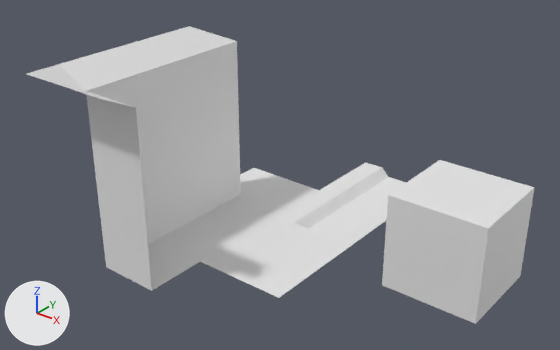
The FBX model Assets/Tiles/3D/SM_FinalTiles.fbx, before and after one commit.
One viewpoint serves both versions: a 50 mm camera at (9.45, -11.28, 8.63) aimed at (0.9, -0.59, 2.0). Every picture has the same lights, and +X, +Y and +Z are marked at lower left. Where no turn or scale is listed for an object, it has been applied to the vertices. Vertices at the same position are counted once.

Before the edit, the objects in view are built like this:
```python
ob_grass = bpy.data.objects.new('Grass', me_mesh)
ob_grass.location = (1.0, -1.0, 0.0)
ob_grass_water = bpy.data.objects.new('Grass_Water', me_mesh_001)
ob_grass_water.location = (1.0, 3.0, 0.0)
ob_grass_waterend = bpy.data.objects.new('Grass_WaterEnd', me_mesh_002)
ob_grass_waterend.location = (1.0, 1.0, 0.0)
ob_solid = bpy.data.objects.new('Solid', me_mesh_012)
ob_solid.location = (4.0, 1.0, 0.0)
ob_wall_innercorner = bpy.data.objects.new('Wall_InnerCorner', me_mesh_009)
ob_wall_innercorner.location = (-1.0, -3.0, 0.0)
ob_wall_innercorner_finish = bpy.data.objects.new('Wall_InnerCorner_Finish', me_mesh_011)
ob_wall_innercorner_finish.location = (-1.0, -3.0, 4.0)
ob_wall_outercorner = bpy.data.objects.new('Wall_OuterCorner', me_mesh_004)
ob_wall_outercorner.location = (-1.0, 1.0, 0.0)
ob_wall_up = bpy.data.objects.new('Wall_Up', me_mesh_003)
ob_wall_up.location = (-1.0, -1.0, 0.0)
# also in view: 'Wall_OuterCorner_Extension' at (-1.65, 0.35, 3.0); 'Wall_Up_Extension' at (-1.3, -1.0, 3.0); 'Wall_Up_Finish' at (-1.65, -1.0, 4.18); 'Wall_InnerCorner_Extension' at (-0.65, -2.65, 3.0)
```
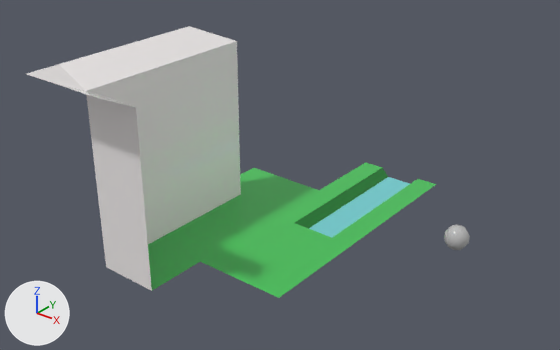
Commit message: Added colored tiles

Edits to the bpy script that builds the scene:
```text
Add mat_watertograss:
    mat_watertograss = principled_material('WaterToGrass')
    mat_watertograss.base_color = (0.0156, 0.223, 0.0322)  # green #228232
    mat_watertograss.roughness = 0.0
Change me_mesh_001:
    where me_mesh_001.from_pydata(...)  # 12 vertices, 5 faces; spans x -1.0..1.0, y -1.0..1.0, z 0.15..0.35
    me_mesh_001 part 3: the 1 face centred in x 0.0, y 0.0, z 0.15 switches from no material to mat_water (cyan #75d0d4)
    me_mesh_001 part 4: all 2 faces centred in x -0.41..0.41, y 0.0, z 0.25 switch from no material to mat_watertograss (green #228232)
    me_mesh_001 part 5: all 2 faces centred in x -0.75..0.75, y 0.0, z 0.35 switch from no material to mat_grass (green #44c057)
    add me_mesh_001.materials.append(mat_water)  # cyan #74d0d4
Change me_mesh:
    where me_mesh.from_pydata(...)  # 4 vertices, 1 face; spans x -1.0..1.0, y -1.0..1.0, z 0.35
    add me_mesh.materials.append(mat_grass)  # green #44c057
Change me_mesh_002:
    where me_mesh_002.from_pydata(...)  # 16 vertices, 9 faces; spans x -1.0..1.0, y -1.0..1.0, z 0.15..0.35
    me_mesh_002 part 12: the 1 face centred in x 0.0, y 0.3, z 0.15 switches from no material to mat_water (cyan #75d0d4)
    me_mesh_002 part 13: all 3 faces centred in x -0.41..0.41, y -0.5..0.25, z 0.25 switch from no material to mat_watertograss (green #228232)
    me_mesh_002 part 14: all 5 faces centred in x -0.75..0.75, y -0.8..0.25, z 0.35 switch from no material to mat_grass (green #44c057)
    add me_mesh_002.materials.append(mat_water)  # cyan #74d0d4
Change me_mesh_012:
    remove me_mesh_012.from_pydata(...)  # 8 vertices, 6 faces; spans x -1.0..1.0, y -1.0..1.0, z 0.0..2.0
    add me_mesh_012.from_pydata(...)  # 42 vertices, 50 faces; spans x -0.23..0.23, y -0.24..0.24, z 0.75..1.25
    me_mesh_012 part 6: 8 vertices removed from x -1.0..1.0, y -1.0..1.0, z 0.0..2.0; 42 vertices added at x -0.23..0.23, y -0.24..0.24, z 0.75..1.25, forming a UV sphere (10 segments, 5 rings, poles along z)
    me_mesh_012 part 7: the surface is now shaded smooth
    add me_mesh_012.materials.append(mat_solid_black)  # grey #bcbcbc
Change me_mesh_004:
    where me_mesh_004.from_pydata(...)  # 11 vertices, 5 faces; spans x -1.0..1.0, y -1.0..1.0, z 0.35..2.0
    me_mesh_004 part 10: all 3 faces centred in x -0.65..0.35, y -0.65..0.35, z 0.35 switch from no material to mat_grass (green #44c057)
    me_mesh_004 part 11: all 2 faces centred in x -0.65..-0.3, y -0.65..-0.3, z 1.18 switch from no material to mat_rock (white #f4f0ef)
Change me_mesh_003:
    where me_mesh_003.from_pydata(...)  # 6 vertices, 2 faces; spans x -0.3..1.0, y -1.0..1.0, z 0.35..2.0
    me_mesh_003 part 1: the 1 face centred in x 0.35, y 0.0, z 0.35 switches from no material to mat_grass (green #44c057)
    me_mesh_003 part 2: the 1 face centred in x -0.3, y 0.0, z 1.18 switches from no material to mat_rock (white #f4f0ef)
    add me_mesh_003.materials.append(mat_grass)  # green #44c057
    add me_mesh_003.materials.append(mat_rock)  # white #f4f0ef
Change me_mesh_009:
    where me_mesh_009.from_pydata(...)  # 7 vertices, 3 faces; spans x -0.3..1.0, y -0.3..1.0, z 0.35..2.0
    me_mesh_009 part 8: the 1 face centred in x 0.35, y 0.35, z 0.35 switches from no material to mat_grass (green #44c057)
    me_mesh_009 part 9: all 2 faces centred in x -0.3..0.35, y -0.3..0.35, z 1.17..1.18 switch from no material to mat_rock (white #f4f0ef)
    add me_mesh_009.materials.append(mat_grass)  # green #44c057
```

Where the change shows, as pixel boxes [x1, y1, x2, y2] in the pictures (560 x 350 px):
'Solid', reshaped (82% narrower, 84% shorter)
    before: [382, 160, 535, 324]
    after: [444, 224, 470, 250]
'Grass', recoloured (white to green)
    both: [200, 223, 340, 298]
part 1 of me_mesh_003, recoloured (grey to green)
    both: [155, 205, 264, 261]
part 2 of me_mesh_003, recoloured
    both: [149, 138, 220, 240]
part 3 of me_mesh_001, recoloured (white to cyan)
    both: [343, 177, 406, 215]
part 4 of me_mesh_001, recoloured (grey to green)
    both: [336, 168, 388, 206]
part 5 of me_mesh_001, recoloured (white to green)
    both: [320, 162, 388, 214]
part 6 of me_mesh_012, built on
    before: [382, 160, 535, 324]
    after: [444, 224, 470, 250]
part 8 of me_mesh_009, recoloured (grey to green)
    both: [148, 241, 200, 290]
part 9 of me_mesh_009, recoloured
    both: [98, 169, 155, 291]
part 10 of me_mesh_004, recoloured (grey to green)
    both: [221, 168, 319, 223]
part 11 of me_mesh_004, recoloured
    both: [218, 129, 241, 205]
part 12 of me_mesh_002, recoloured (white to cyan)
    both: [309, 207, 365, 237]
part 13 of me_mesh_002, recoloured (grey to green)
    both: [295, 197, 343, 229]
part 14 of me_mesh_002, recoloured (white to green)
    both: [265, 190, 387, 253]
